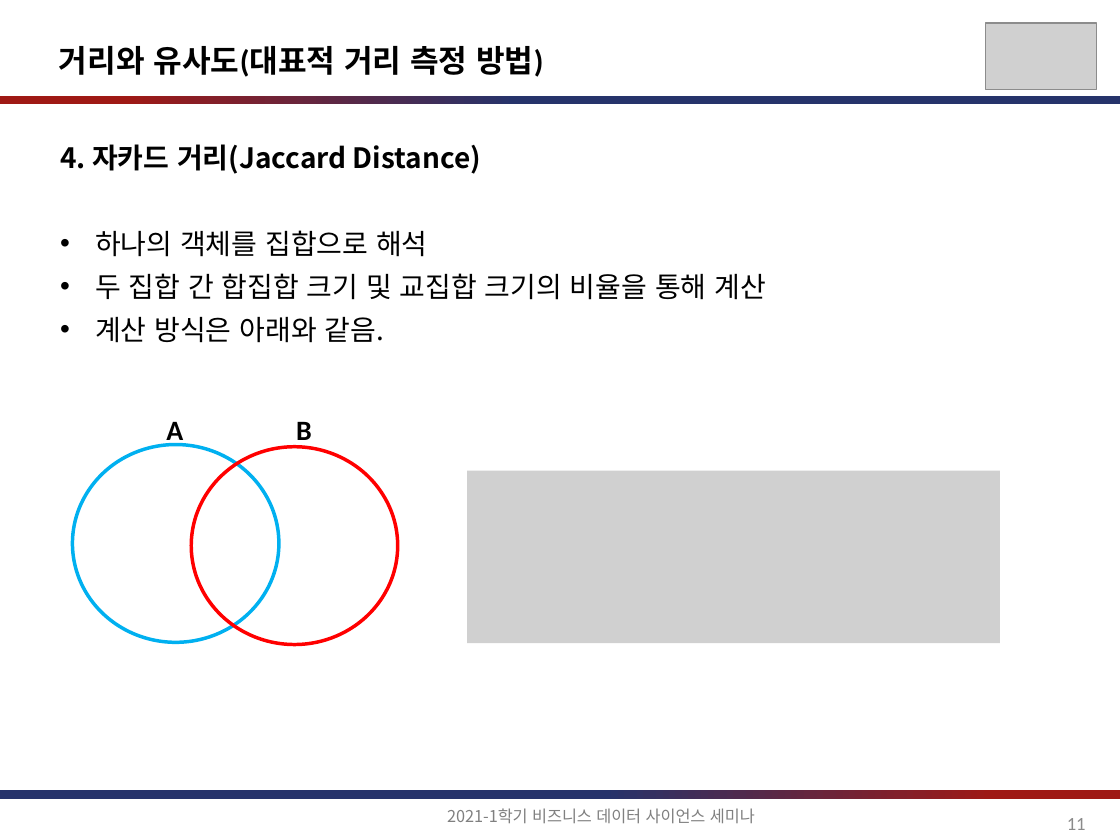
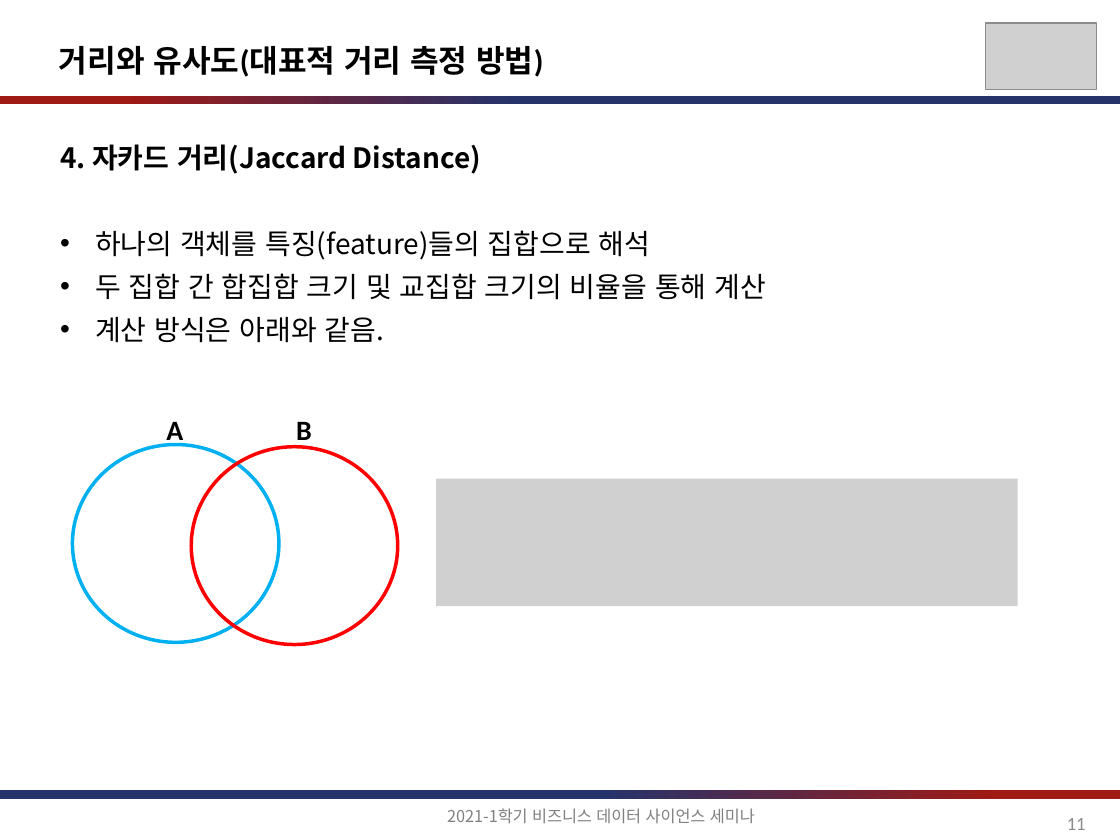
Before and after one commit to jihoahn9303/Seminar_For_Business_DS, a slide deck: slide 11 of document/비즈니스를_위한_데이터과학_6장.pptx. Drawn at 1120x840 pixels with LibreOffice and Linux fonts; fonts in the diff are those of the drawing; grey boxes stand for pictures. Boxes give left, top, right and bottom in pixels: in the first picture for what was removed or moved away, otherwise in the second. Text is boxed around its words. In the diff, an @@ line names an element or a change of style, - is before the commit and + after.

```diff
--- a/document/비즈니스를_위한_데이터과학_6장.pptx
+++ b/document/비즈니스를_위한_데이터과학_6장.pptx
@@ text at [95,230,651,260]: text changed @@
-• 하나의 객체를 집합으로 해석
+• 하나의 객체를 특징(feature)들의 집합으로 해석
@@ picture: place and size @@
-picture at [467,470,1000,643]
+picture at [436,478,1017,606]
```
Also in this commit, not shown: 25 other slides changed.
